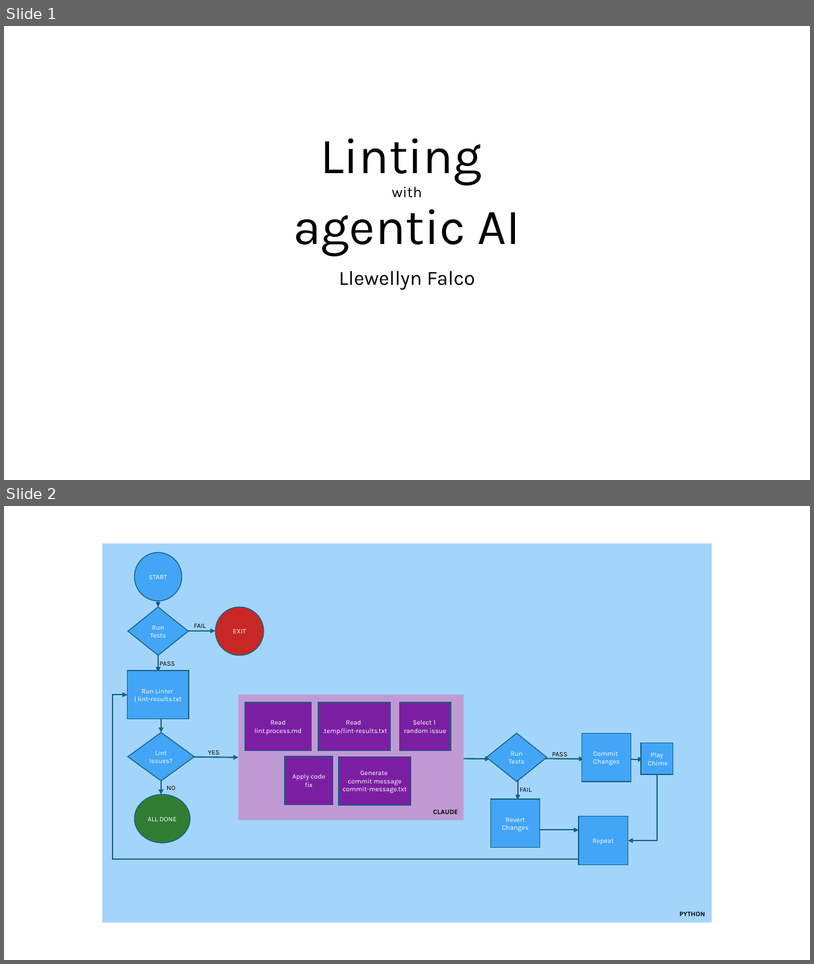
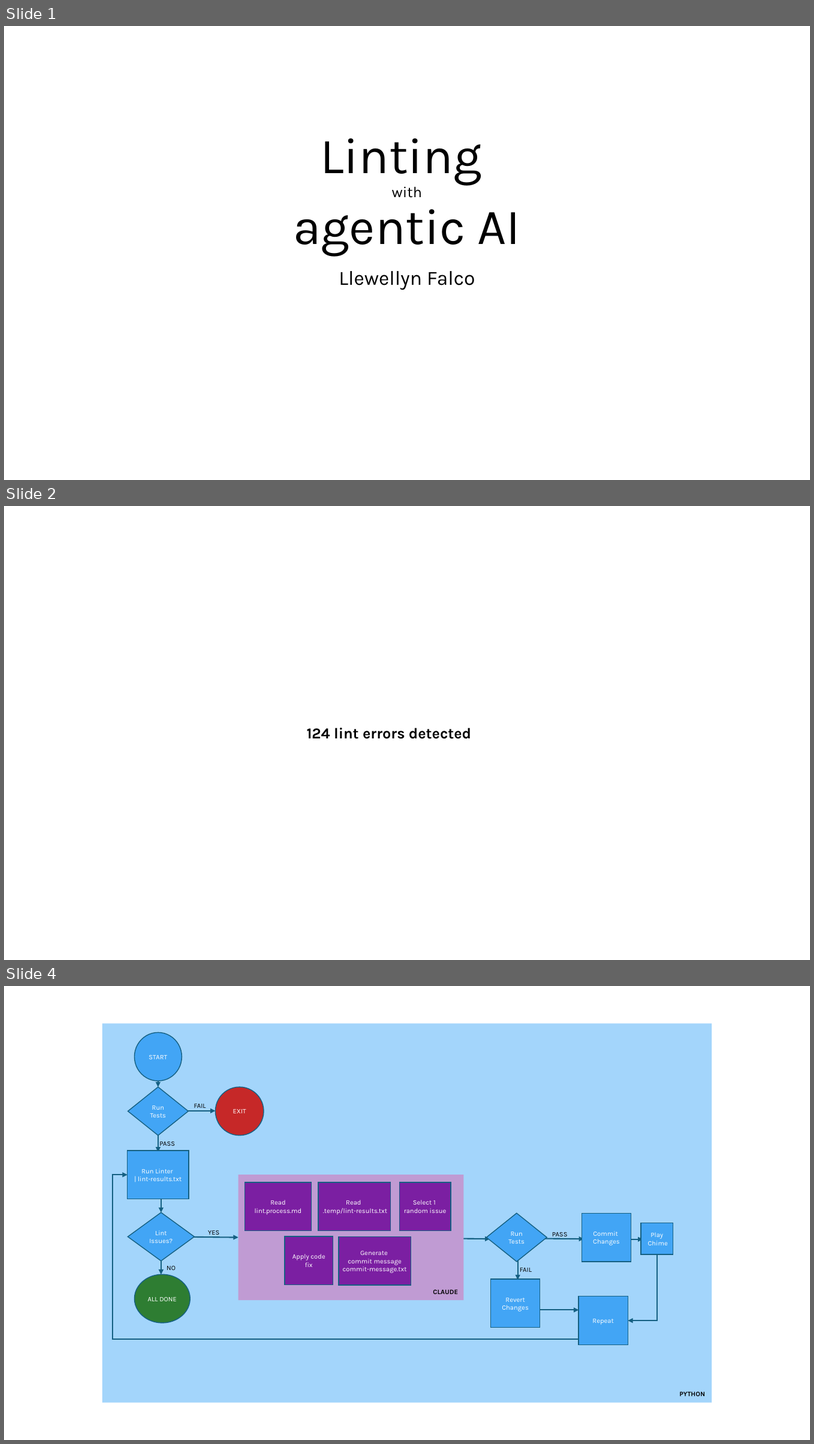
Before and after one commit to isidore/Talks, a slide deck: Slides/Agentic AI and Linting.pptx. Shown one above the other, each under a label of ours: slides 1 and 2 before the commit, slides 1, 2 and 4 after it; the slides between them are not shown. The pictures are 814x964 and 814x1444 pixels, drawn with LibreOffice and Linux fonts; fonts in the diff are those of the drawing. Boxes give left, top, right and bottom in pixels: in the first picture for what was removed or moved away, otherwise in the second. Text is boxed around its words. In the diff, an @@ line names an element or a change of style, - is before the commit and + after.

```diff
--- a/Slides/Agentic AI and Linting.pptx
+++ b/Slides/Agentic AI and Linting.pptx
@@ slide 2 added at bbox=[4, 506, 810, 960], background #FFFFFF @@
@@ text added at bbox=[307, 727, 471, 739], 18 pt, text #000000, bold @@
+124 lint errors detected
@@ what was slide 2 is now slide 4 @@
```
Also in this commit, not shown: 1 other slide added.
